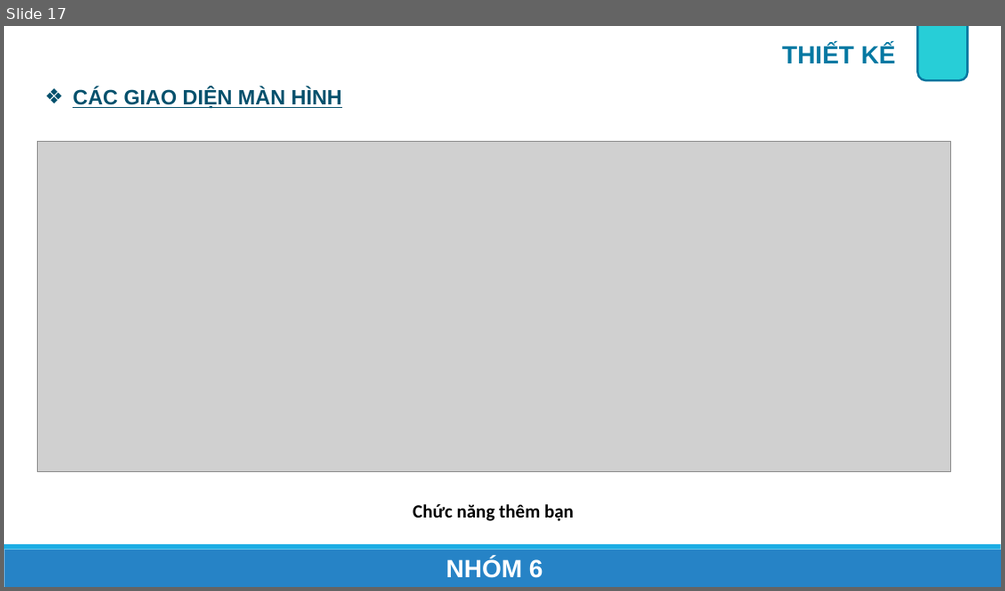
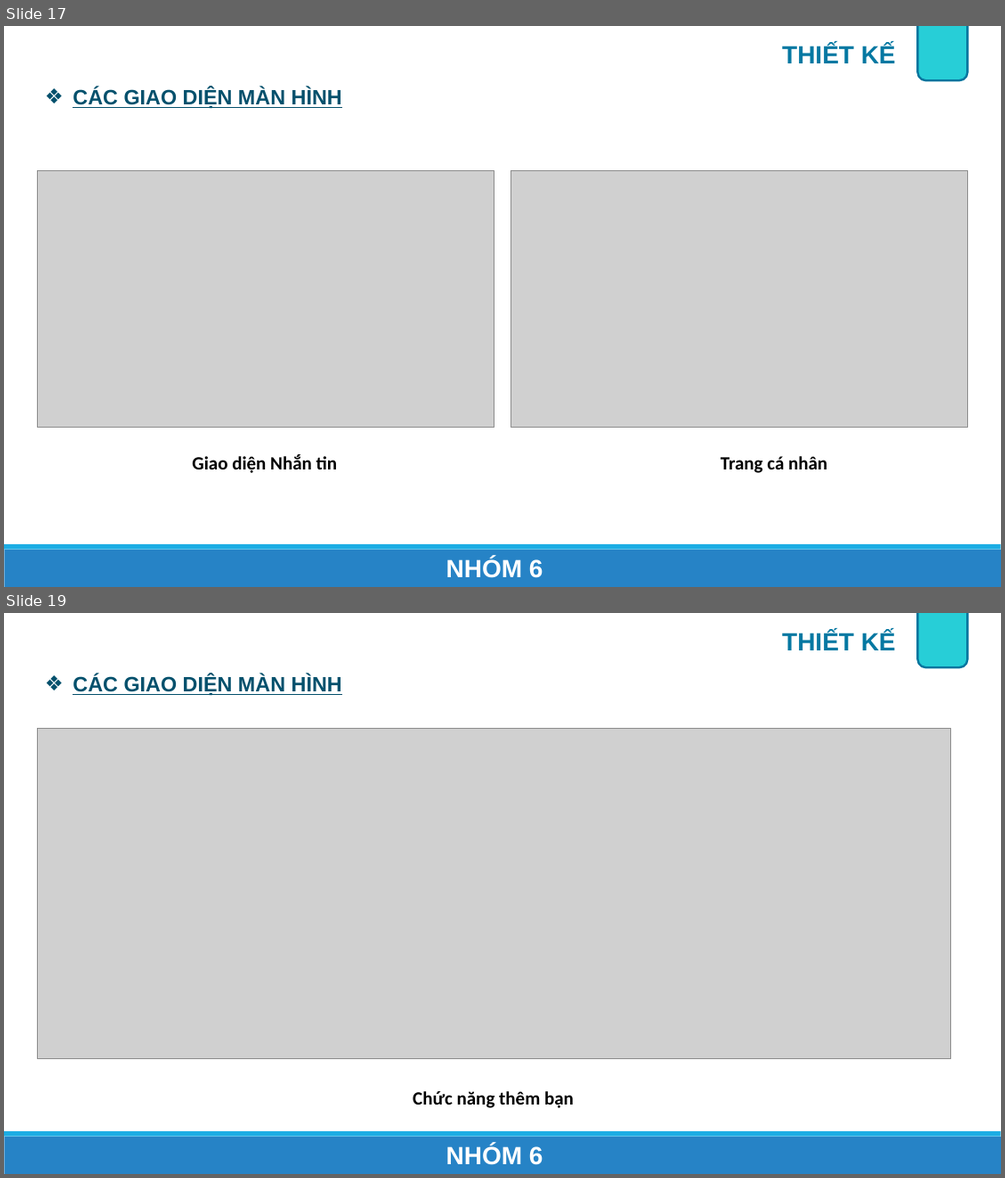
Before and after one commit to onebabyq/ung-dung-quan-li-tin-nhan-congnghemoi, a slide deck: Document/AppChat_Nhom6.pptx. Shown one above the other, each under a label of ours: slide 17 before the commit, slides 17 and 19 after it; the slides between them are not shown. The pictures are 1005x591 and 1005x1178 pixels, drawn with LibreOffice and Linux fonts; fonts in the diff are those of the drawing; grey boxes stand for pictures. Boxes give left, top, right and bottom in pixels: in the first picture for what was removed or moved away, otherwise in the second. Text is boxed around its words. In the diff, an @@ line names an element or a change of style, - is before the commit and + after.

```diff
--- a/Document/AppChat_Nhom6.pptx
+++ b/Document/AppChat_Nhom6.pptx
@@ slide 17 added at (x1=4, y1=26, x2=1001, y2=587), background #FFFFFF; not listed: 2 template elements that a slide beside it also shows @@
@@ text added at (x1=782, y1=44, x2=896, y2=63), 24 pt, text #0578A2, bold @@
+THIẾT KẾ
@@ rounded rectangle added at (x1=918, y1=26, x2=968, y2=80), fill #27CED7, outline #05759E 2 pt @@
@@ text added at (x1=73, y1=88, x2=342, y2=109), 20 pt, text #03506C, bold, underline @@
+❖ CÁC GIAO DIỆN MÀN HÌNH
@@ picture added at (x1=38, y1=170, x2=494, y2=426) @@
@@ picture added at (x1=511, y1=170, x2=967, y2=426) @@
@@ text added at (x1=192, y1=454, x2=338, y2=473), 18 pt, text #000000, bold @@
+Giao diện Nhắn tin
@@ text added at (x1=720, y1=456, x2=827, y2=473), 18 pt, text #000000, bold @@
+Trang cá nhân
@@ text added at (x1=446, y1=557, x2=543, y2=578), 24 pt, text #FFFFFF, bold @@
+NHÓM 6
@@ what was slide 17 is now slide 19 @@
```
Also in this commit, not shown: 1 slide changed, 1 other slide added, 1 other file.
